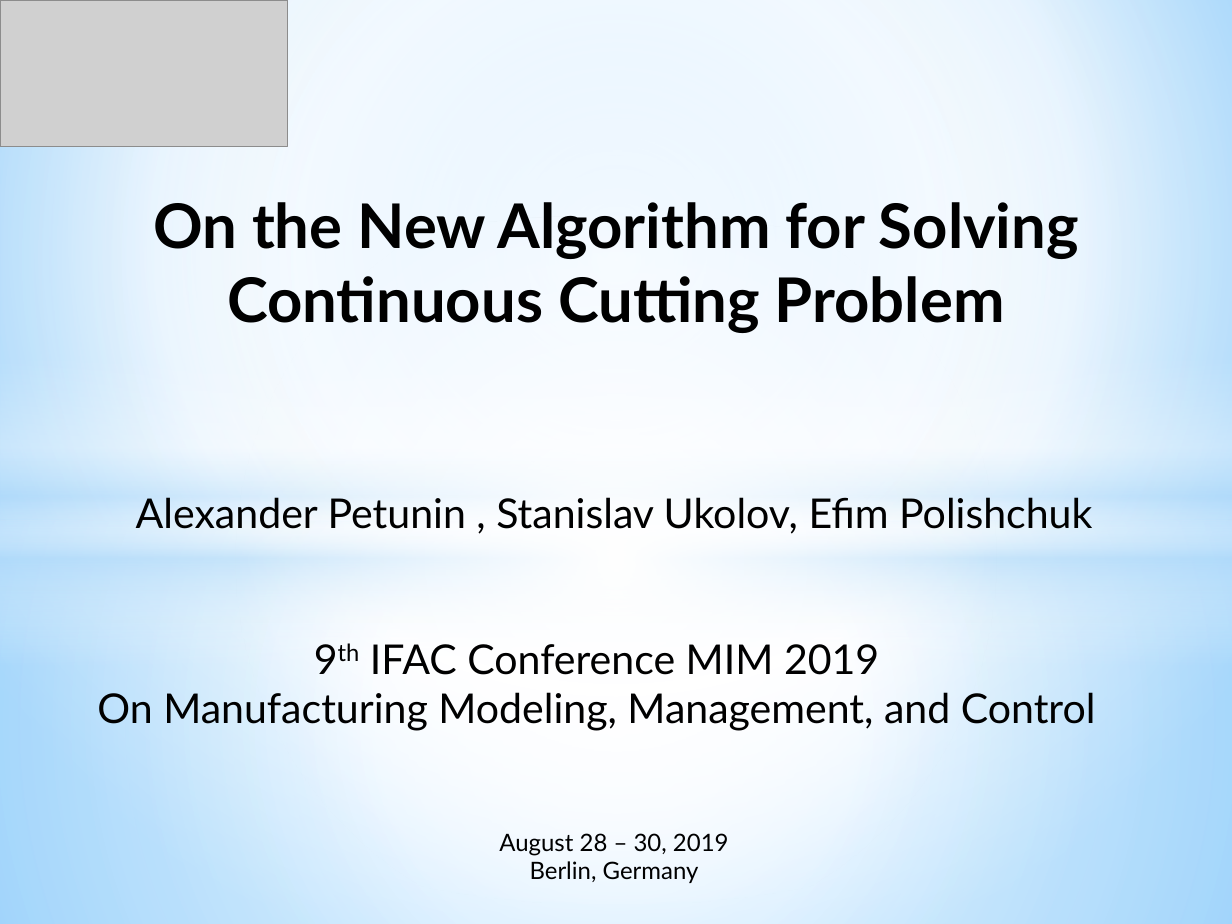
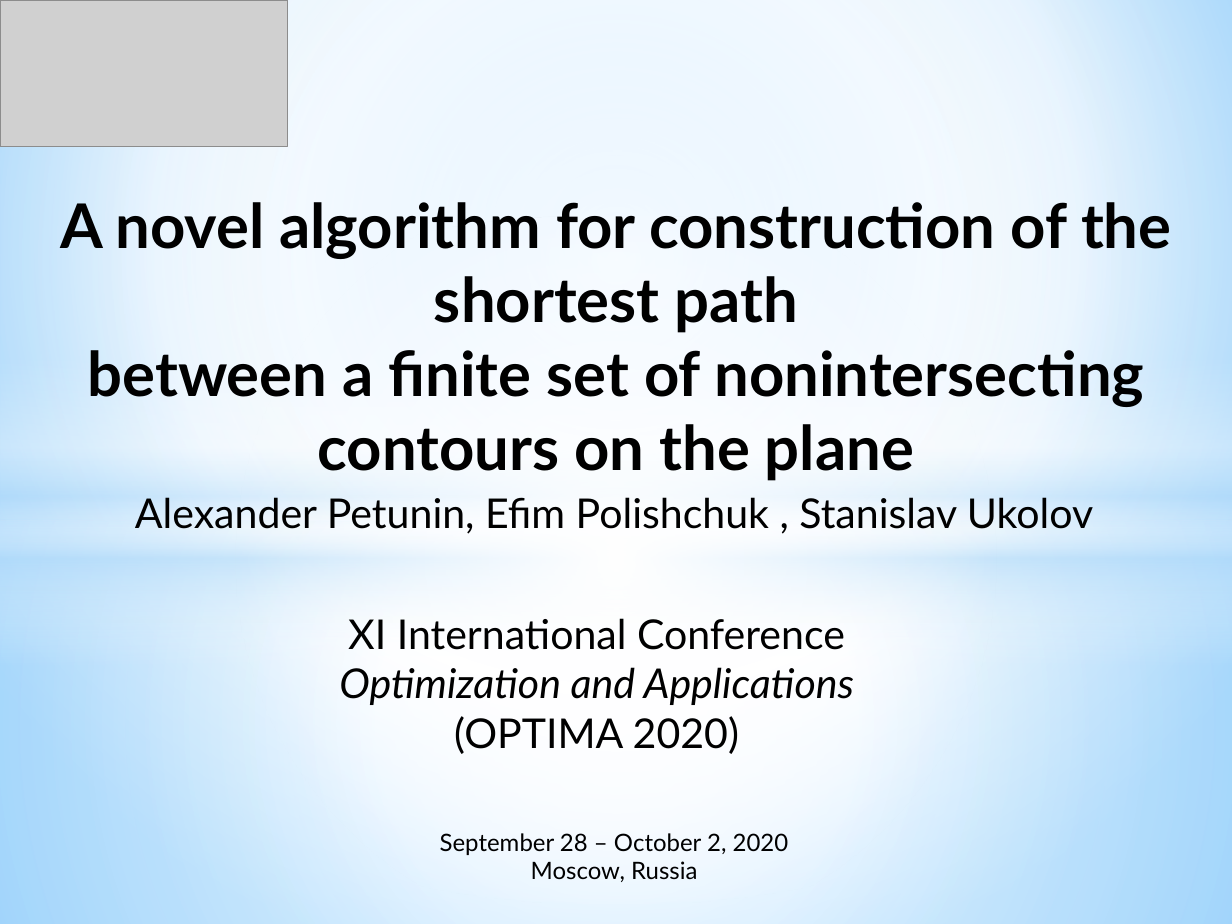
Before and after one commit to ukoloff/LaTeX, a slide deck: slide 1 of Optima2020/pptx/Report.pptx. Drawn at 1232x924 pixels with LibreOffice and Linux fonts; fonts in the diff are those of the drawing; grey boxes stand for pictures. Boxes give left, top, right and bottom in pixels: in the first picture for what was removed or moved away, otherwise in the second. Text is boxed around its words. In the diff, an @@ line names an element or a change of style, - is before the commit and + after.

```diff
--- a/Optima2020/pptx/Report.pptx
+++ b/Optima2020/pptx/Report.pptx
@@ text at (60,202,1172,481): text changed @@
-On the New Algorithm for Solving Continuous Cutting Problem
+A novel algorithm for construction of the shortest path
+between a finite set of nonintersecting contours on the plane
@@ text at (135,497,1093,534): text changed @@
-Alexander Petunin , Stanislav Ukolov, Efim Polishchuk
+Alexander Petunin, Efim Polishchuk , Stanislav Ukolov
@@ text at (339,618,854,754): text changed @@
-9th IFAC Conference MIM 2019
-On Manufacturing Modeling, Management, and Control
+XI International Conference
+Optimization and Applications
+(OPTIMA 2020)
@@ text at (440,833,789,882): text changed @@
-August 28 – 30, 2019
-Berlin, Germany
+September 28 – October 2, 2020
+Moscow, Russia
```
Also in this commit, not shown: 1 other slide changed.
